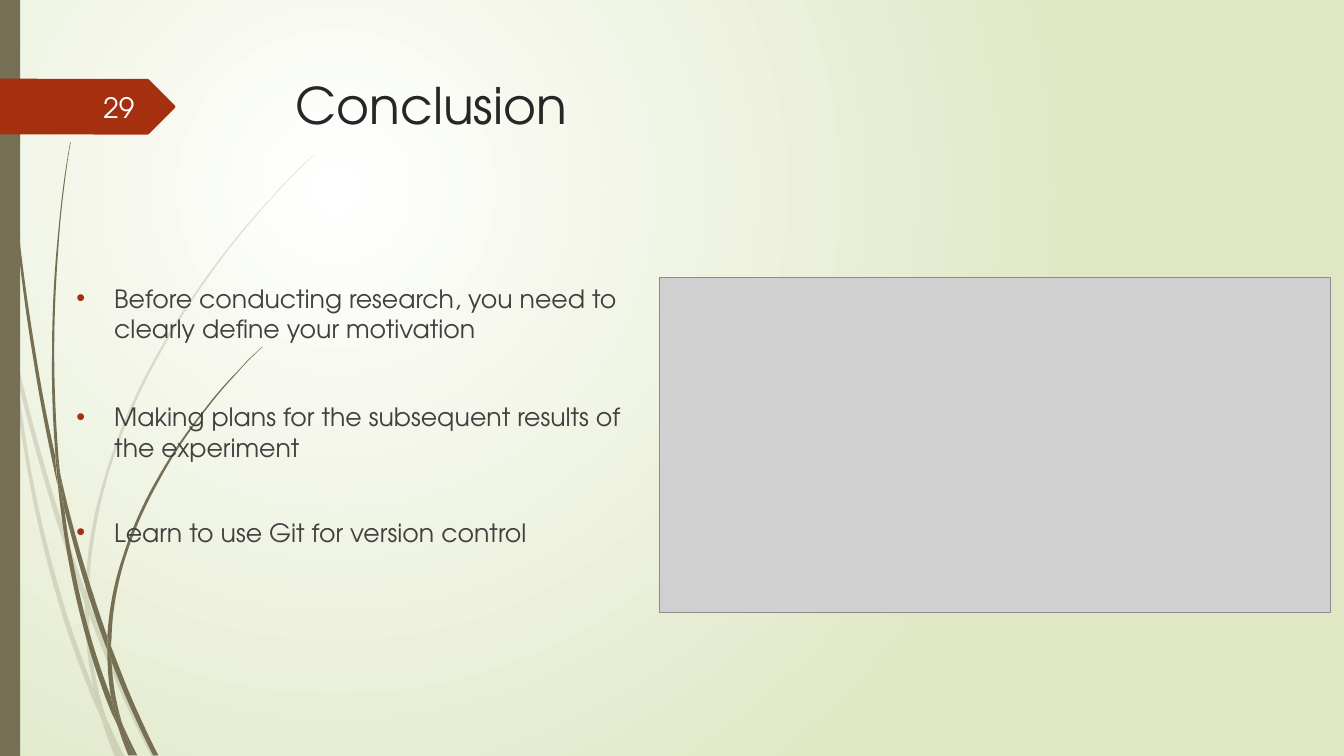
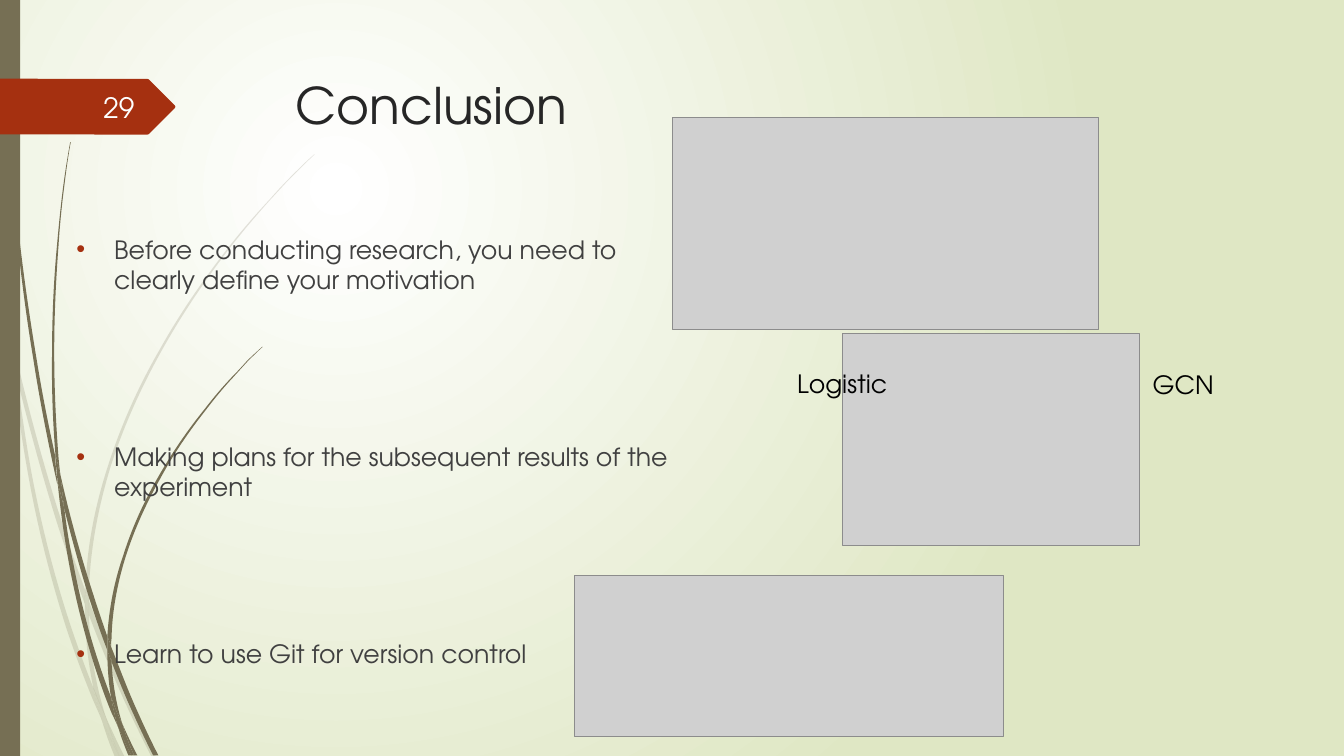
Before and after one commit to Lai-jun-yan/Academia-Sinica-internship-project, a slide deck: slide 29 of 暑期實習進度報告/presentation_final.pptx. Drawn at 1344x756 pixels with LibreOffice and Linux fonts; fonts in the diff are those of the drawing; grey boxes stand for pictures. Boxes give left, top, right and bottom in pixels: in the first picture for what was removed or moved away, otherwise in the second. Text is boxed around its words. In the diff, an @@ line names an element or a change of style, - is before the commit and + after.

Commit message:
新增胖虎

```diff
--- a/暑期實習進度報告/presentation_final.pptx
+++ b/暑期實習進度報告/presentation_final.pptx
@@ picture: place and size @@
-picture at (660, 278, 1332, 613)
+picture at (673, 117, 1099, 330)
@@ text "Before conducting research, you need ..." rewrapped from (114, 289, 620, 554) to (114, 240, 667, 675) @@
@@ picture added at (843, 334, 1140, 546) @@
@@ text added at (797, 367, 887, 405), 18 pt, text #000000 @@
+Logistic
@@ text added at (1153, 375, 1214, 395), 18 pt, text #000000 @@
+GCN
@@ picture added at (575, 576, 1004, 737) @@
```
